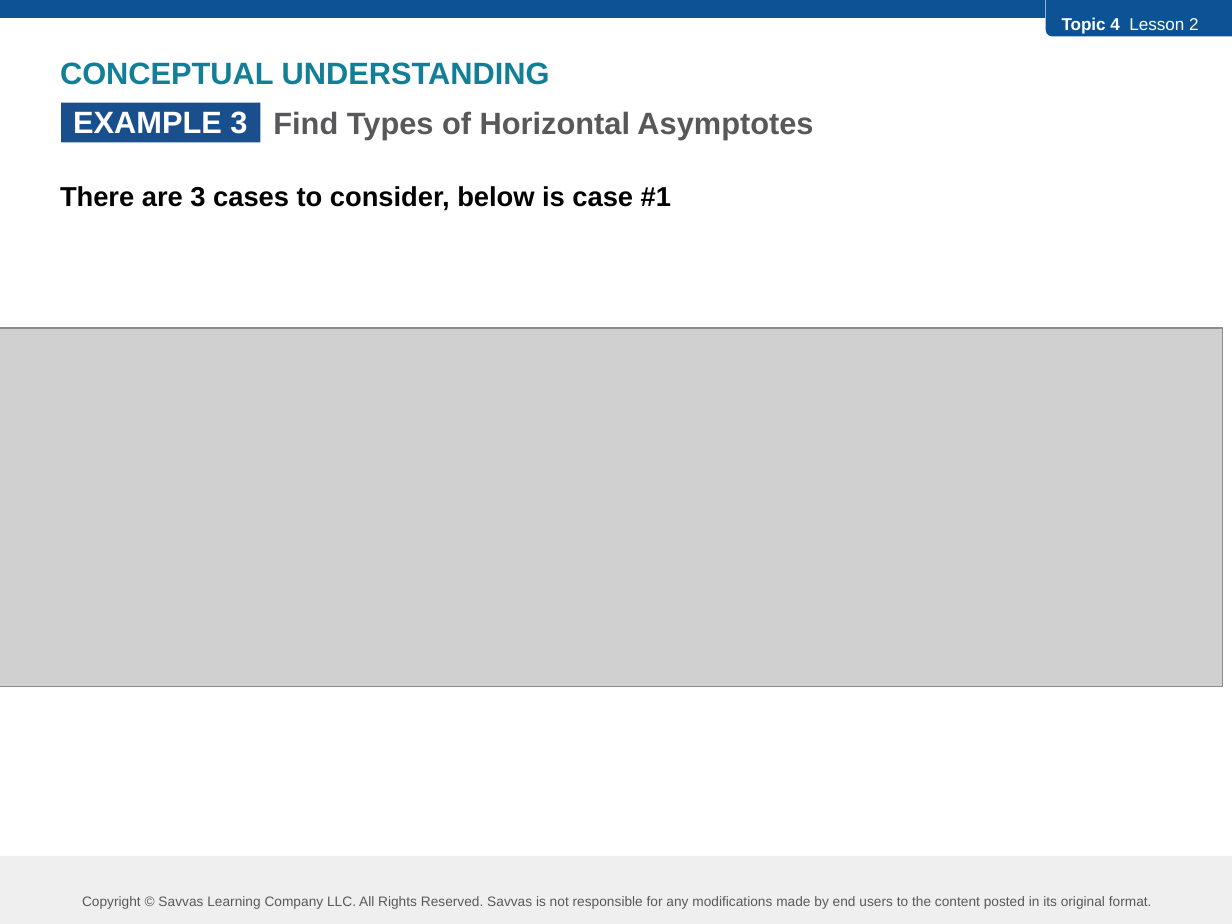
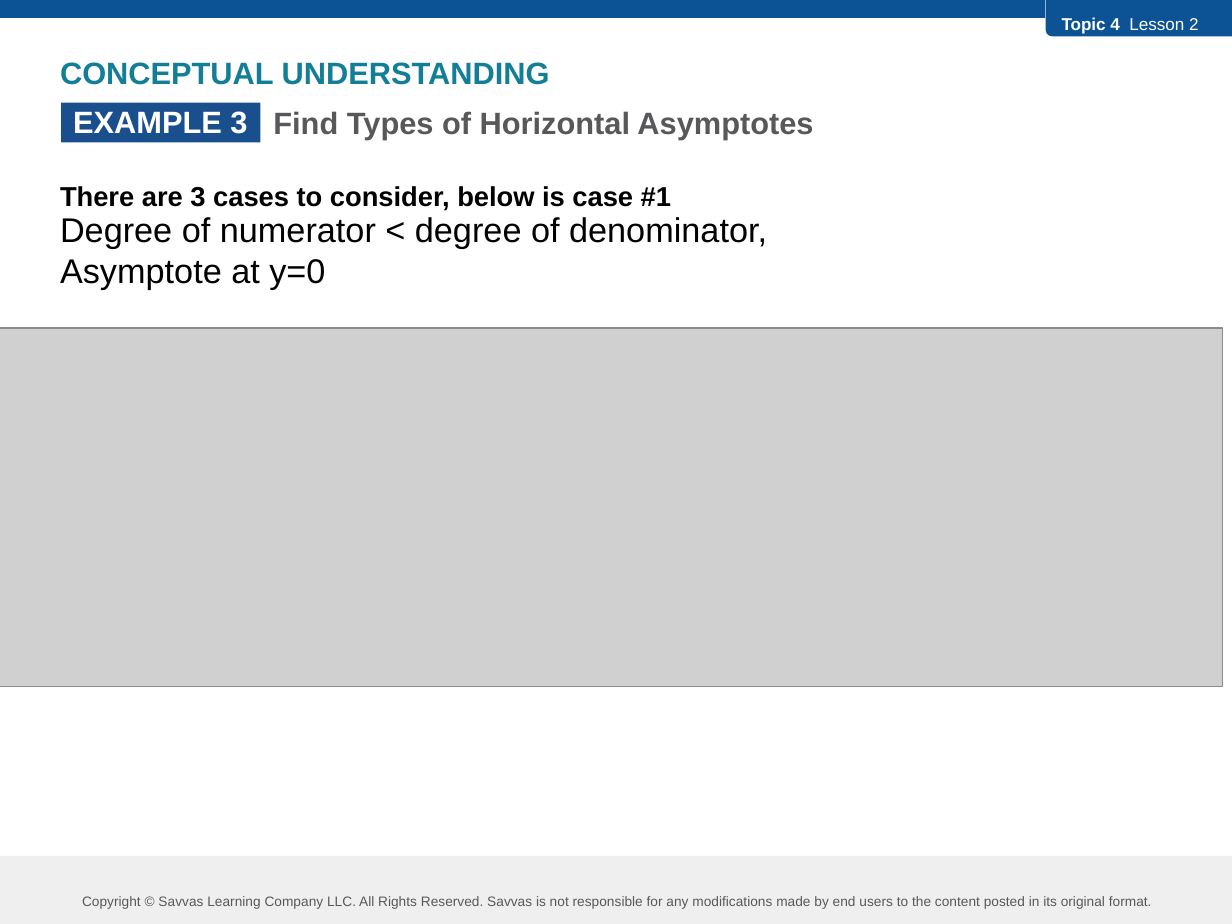
Before and after one commit to robjohncolson/feb25-25, a slide deck: slide 8 of l4-2.pptx. Drawn at 1232x924 pixels with LibreOffice and Linux fonts; fonts in the diff are those of the drawing; grey boxes stand for pictures. Boxes give left, top, right and bottom in pixels: in the first picture for what was removed or moved away, otherwise in the second. Text is boxed around its words. In the diff, an @@ line names an element or a change of style, - is before the commit and + after.

```diff
--- a/l4-2.pptx
+++ b/l4-2.pptx
@@ text added at (x1=60, y1=217, x2=767, y2=290), 20 pt, text #000000 @@
+Degree of numerator < degree of denominator,
+Asymptote at y=0
```
Also in this commit, not shown: 10 other files.
